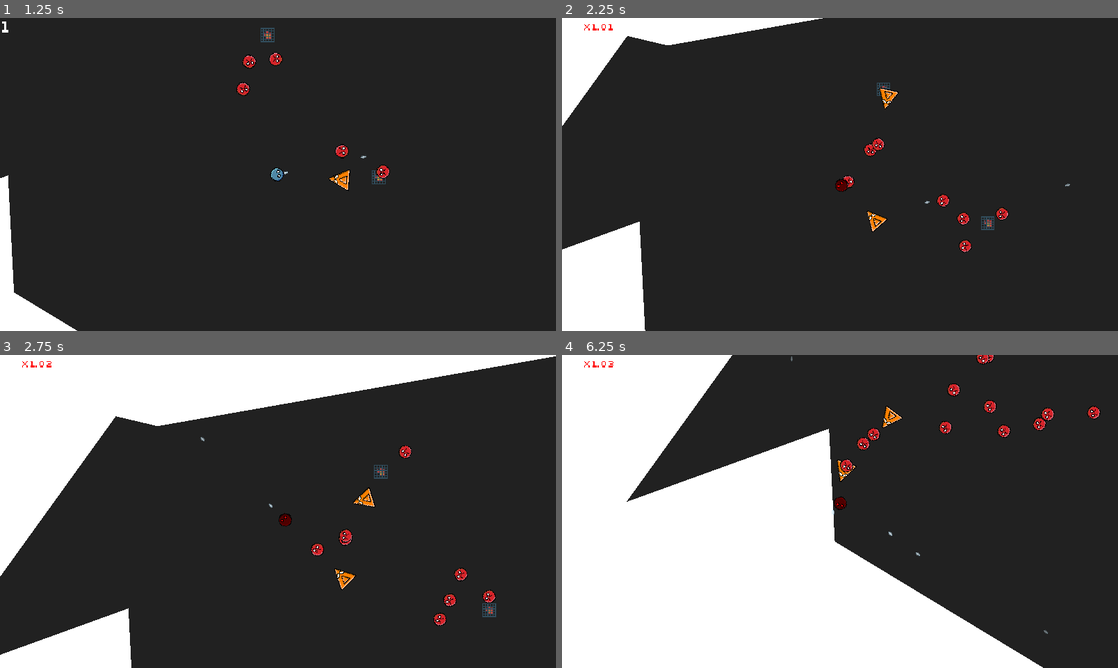
Above: before the commit, frames 1-4 (two rows, left to right).
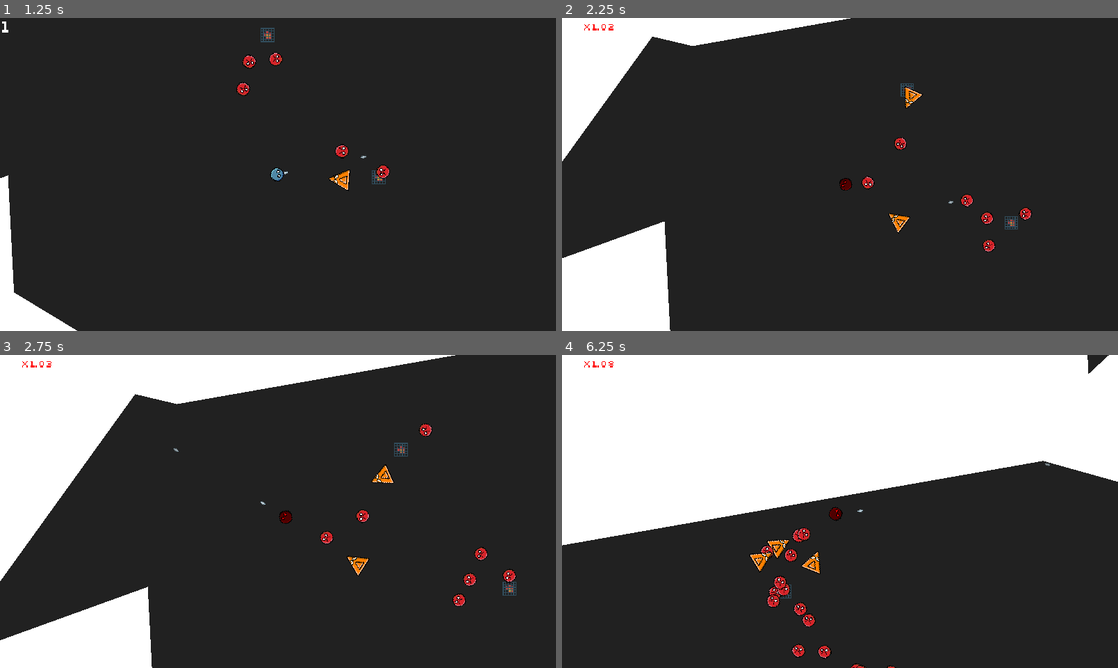
Above: after the commit, the same moments.

Repository: veprogames/top-down-incremental
Game: Godot game, scene res://level/level.tscn
Same seed, same stepped clock (60 frames per second), same inputs: the game is played once before the commit and once after it.
Inputs (mouse positions are in pixels of both pictures, inside the frame that each line leads up to):
- Up to frame 1 (1.25 s): move the mouse to (305, 174) at 0.52 s
- Up to frame 2 (2.25 s): move the mouse to (812, 174) at 1.27 s; move the mouse to (851, 168) at 2.02 s
- Up to frame 3 (2.75 s): no input
- Up to frame 4 (6.25 s): move the mouse to (834, 517) at 2.77 s; move the mouse to (878, 514) at 3.52 s; move the mouse to (795, 508) at 4.27 s; move the mouse to (845, 511) at 5.02 s; move the mouse to (817, 505) at 5.77 s

Frame 1 is identical in both runs. In frame 2, 5.7% of the frame differs, in the area x 0-92%, y 0-100%; in frame 3, 8.6%; in frame 4, 59%, in the area x 0-100%, y 0-100%.

Commit message:
change enemy collision shapes to circleshape2d to improve performance

Diff:
--- a/enemy/enemies/enemy_green.tscn
+++ b/enemy/enemies/enemy_green.tscn
@@ -1,7 +1,10 @@
-[gd_scene load_steps=3 format=3 uid="uid://esy43au0ossc"]
+[gd_scene load_steps=4 format=3 uid="uid://esy43au0ossc"]
 
 [ext_resource type="PackedScene" uid="uid://bprric2282qeg" path="res://enemy/enemy.tscn" id="1_ogybm"]
 [ext_resource type="Texture2D" uid="uid://dvb0opui13ir1" path="res://enemy/enemies/enemy_green.png" id="2_nkbcx"]
+
+[sub_resource type="CircleShape2D" id="CircleShape2D_gt3h4"]
+radius = 24.0
 
 [node name="EnemyGreen" instance=ExtResource("1_ogybm")]
 hp = 150.0
@@ -11,7 +14,4 @@
 texture = ExtResource("2_nkbcx")
 
 [node name="CollisionShape2D" parent="." index="1"]
-disabled = true
-
-[node name="CollisionPolygon2D2" type="CollisionPolygon2D" parent="." index="2"]
-polygon = PackedVector2Array(19, 0, 8, -19, -8, -19, -19, 0, -8, 19, 9, 19)
+shape = SubResource("CircleShape2D_gt3h4")
--- a/enemy/enemies/enemy_orange.tscn
+++ b/enemy/enemies/enemy_orange.tscn
@@ -1,7 +1,10 @@
-[gd_scene load_steps=3 format=3 uid="uid://dg4d0u6npu57w"]
+[gd_scene load_steps=4 format=3 uid="uid://dg4d0u6npu57w"]
 
 [ext_resource type="PackedScene" uid="uid://bprric2282qeg" path="res://enemy/enemy.tscn" id="1_h3aar"]
 [ext_resource type="Texture2D" uid="uid://jgb14u6ag4jc" path="res://enemy/enemies/enemy_orange.png" id="2_wybay"]
+
+[sub_resource type="CircleShape2D" id="CircleShape2D_qvgtv"]
+radius = 14.0
 
 [node name="EnemyOrange" instance=ExtResource("1_h3aar")]
 hp = 5.0
@@ -10,8 +13,5 @@
 [node name="Sprite" parent="." index="0"]
 texture = ExtResource("2_wybay")
 
-[node name="CollisionPolygon2D" type="CollisionPolygon2D" parent="." index="1"]
-polygon = PackedVector2Array(14, 0, -12, -12, -12, 12)
-
-[node name="CollisionShape2D" parent="." index="2"]
-disabled = true
+[node name="CollisionShape2D" parent="." index="1"]
+shape = SubResource("CircleShape2D_qvgtv")
--- a/enemy/enemies/enemy_red.tscn
+++ b/enemy/enemies/enemy_red.tscn
@@ -4,7 +4,7 @@
 [ext_resource type="Texture2D" uid="uid://fh1o0uq1jl33" path="res://enemy/enemies/enemy_red.png" id="2_tydix"]
 
 [sub_resource type="CircleShape2D" id="CircleShape2D_1cno8"]
-radius = 7.0
+radius = 9.0
 
 [node name="EnemyRed" instance=ExtResource("1_k4h7d")]
 
--- a/enemy/enemies/enemy_yellow.tscn
+++ b/enemy/enemies/enemy_yellow.tscn
@@ -3,8 +3,8 @@
 [ext_resource type="PackedScene" uid="uid://bprric2282qeg" path="res://enemy/enemy.tscn" id="1_ogybm"]
 [ext_resource type="Texture2D" uid="uid://how7e07ibnov" path="res://enemy/enemies/enemy_yellow.png" id="2_bg0i7"]
 
-[sub_resource type="RectangleShape2D" id="RectangleShape2D_k5143"]
-size = Vector2(22, 22)
+[sub_resource type="CircleShape2D" id="CircleShape2D_hne64"]
+radius = 17.0
 
 [node name="EnemyYellow" instance=ExtResource("1_ogybm")]
 hp = 30.0
@@ -15,4 +15,4 @@
 
 [node name="CollisionShape2D" parent="." index="1"]
 rotation = 0.785398
-shape = SubResource("RectangleShape2D_k5143")
+shape = SubResource("CircleShape2D_hne64")
